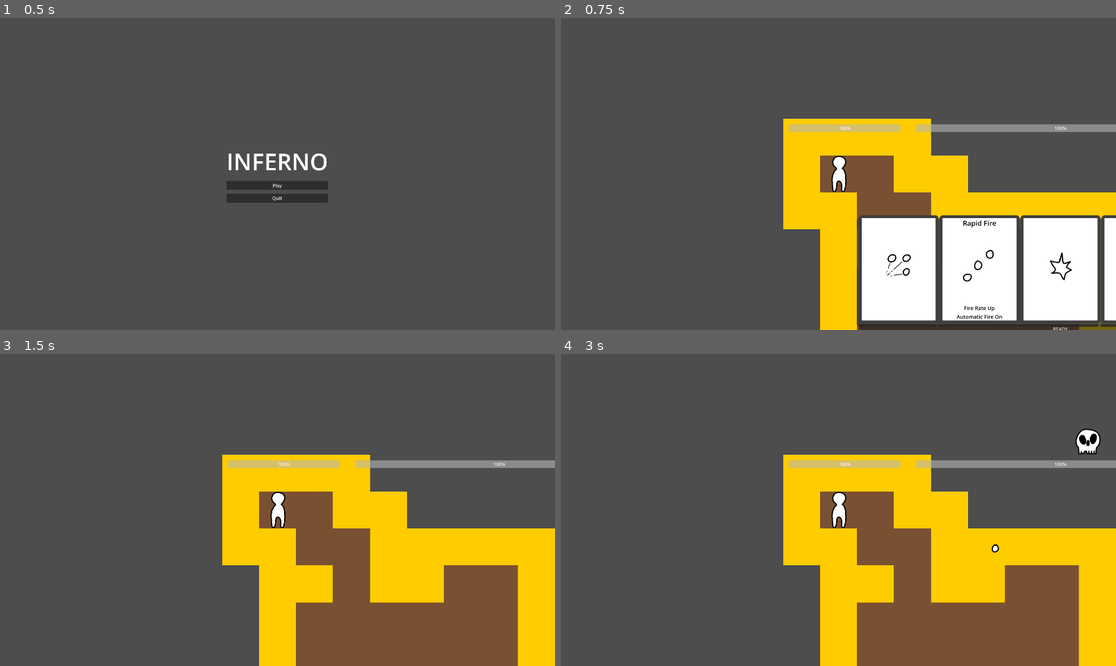
Above: before the commit, frames 1-4 (two rows, left to right).
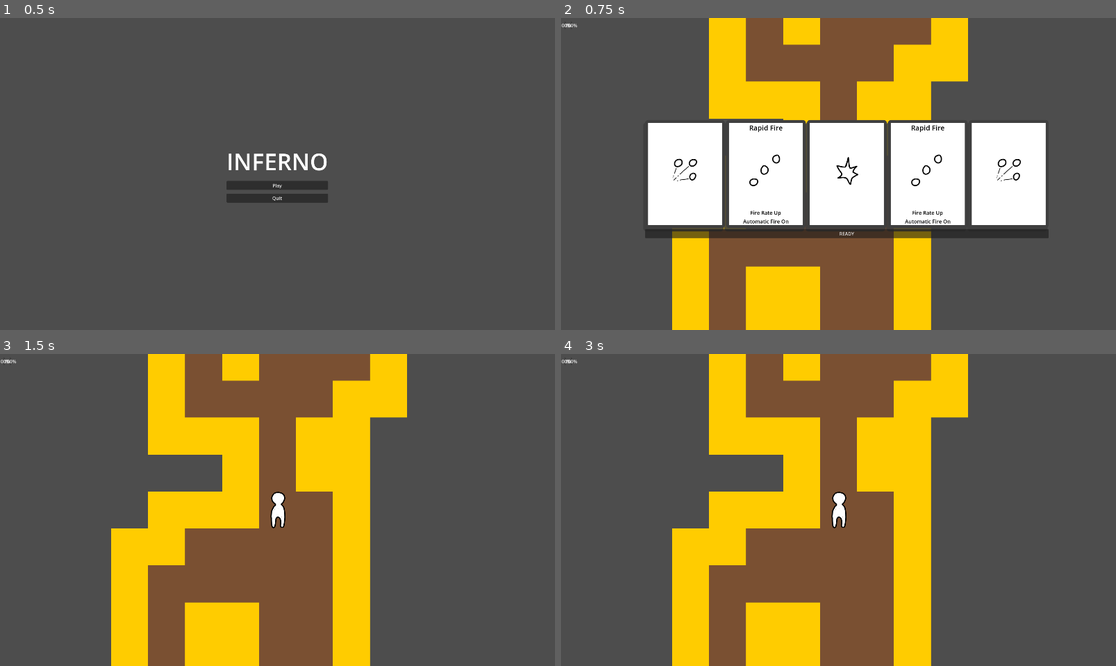
Above: after the commit, the same moments.

Repository: wpuerner/inferno
Game: Godot game, scene res://scenes/main_menu.tscn
The game is run twice, just before and just after one commit, with the same random seed, the same clock (stepped at 60 frames per second) and the same inputs.
Inputs (mouse positions are in pixels of both pictures, inside the frame that each line leads up to):
- Up to frame 1 (0.5 s): no input
- Up to frame 2 (0.75 s): click "Play" at 0.5 s
- Up to frame 3 (1.5 s): click "READY" at 1.25 s
- Up to frame 4 (3 s): tap Enter at 2 s; move the mouse to (960, 494) at 2.02 s; press the mouse at (960, 494) at 2.03 s; tap Space at 2.75 s; move the mouse to (727, 525) at 2.77 s; release the mouse at (727, 525) at 2.78 s; click (727, 525) at 2.85 s

Frame 1 is identical in both runs. In frame 2, 64% of the frame differs, in the area x 0-100%, y 0-100%; in frame 3, 52%; in frame 4, 52%.

Commit message:
spawn enemies within level; break a bunch of stuff

Diff:
--- a/event_bus.gd
+++ b/event_bus.gd
@@ -12,9 +12,9 @@
 func start_gameplay():
 	gameplay_started.emit()
 
-signal exit_opened
-func open_exit():
-	exit_opened.emit()
+signal level_cleared
+func clear_level():
+	level_cleared.emit()
 
 signal player_killed
 func kill_player():
--- /dev/null
+++ b/scenes/environment/level/enemy_spawner.gd
@@ -0,0 +1,24 @@
+extends Node
+
+var rng: RandomNumberGenerator = RandomNumberGenerator.new()
+var enemy_data: Array = [
+	{
+		"name": "skull",
+		"path": "res://scenes/mobs/skull/skull.tscn",
+		"energy": 10
+	}
+]
+
+var energy: int
+
+func spawn(spawn_positions: PackedVector2Array, energy: int):
+	rng.randomize()
+	while energy >= 0:
+		var enemy_index = rng.randi_range(0, enemy_data.size() - 1)
+		var data = enemy_data[enemy_index]
+		var enemy = load(data["path"]).instantiate()
+		add_child(enemy)
+		var position_index = rng.randi_range(0, spawn_positions.size() - 1)
+		enemy.global_position = spawn_positions[position_index]
+		spawn_positions.remove_at(position_index)
+		energy -= data["energy"]
--- a/scenes/environment/level/level.tscn
+++ b/scenes/environment/level/level.tscn
@@ -1,25 +1,32 @@
-[gd_scene load_steps=7 format=3 uid="uid://b54f042muojun"]
+[gd_scene load_steps=8 format=3 uid="uid://b54f042muojun"]
 
 [ext_resource type="Texture2D" uid="uid://ctwmwau6q0h2" path="res://scenes/environment/wall/wall.png" id="1_iyq7q"]
 [ext_resource type="Texture2D" uid="uid://td7rb13l2h5x" path="res://scenes/environment/floor/floor.png" id="1_pw3xs"]
+[ext_resource type="Script" path="res://scenes/environment/level/enemy_spawner.gd" id="3_jlef0"]
 
 [sub_resource type="GDScript" id="GDScript_erxrp"]
 script/source = "extends Node
 
-signal level_generated(player_coords: Vector2)
-
 @onready var tile_map: TileMap = $TileMap
+@onready var enemy_spawner: Node = $EnemySpawner
 
 var rng: RandomNumberGenerator = RandomNumberGenerator.new()
+var starting_position: Vector2i
 var grid: Array = []
+var spawn_positions: PackedVector2Array = []
 
-func generate():
+func _ready():
+	generate(1)  # Debugging
+
+func generate(level_number: int) -> Vector2:
 	rng.randomize()
 	_generate_grid()
 	_paint_floor()
 	_place_walls()
 	_set_tile_map()
-	level_generated.emit(tile_map.to_global(tile_map.map_to_local(Vector2i(1, 1))))
+	_generate_spawn_positions()
+	enemy_spawner.spawn(spawn_positions, level_number * 10)
+	return tile_map.to_global(tile_map.map_to_local(starting_position))
 
 func _generate_grid():
 	var grid_side_length: int = 100
@@ -32,13 +39,12 @@
 func _paint_floor():
 	var length_x: int = grid.size()
 	var length_y: int = grid[0].size()
-	var center_x: int = length_x / 2
-	var center_y: int = length_y / 2
 
-	var walker: Vector2i = Vector2i(1, 1)
+	starting_position = Vector2i(grid.size() / 2, grid[0].size() / 2)
+	var walker: Vector2i = starting_position
 	grid[walker.x][walker.y] = 1
 
-	var iterations = 100
+	var iterations = 200
 	var itr = 0
 	while itr < iterations:
 		var direction: Vector2i = _get_random_direction()
@@ -68,6 +74,12 @@
 	for x in grid.size() - 1:
 		for y in grid[x].size():
 			tile_map.set_cell(0, Vector2i(x, y), grid[x][y], Vector2i(0, 0))
+
+func _generate_spawn_positions():
+	for x in grid.size():
+		for y in grid[x].size():
+			if grid[x][y] == 1 and Vector2i(x - starting_position.x, y - starting_position.y).abs().length() > 5:
+				spawn_positions.append(tile_map.to_global(tile_map.map_to_local(Vector2(x, y))))
 "
 
 [sub_resource type="TileSetAtlasSource" id="TileSetAtlasSource_kfp3a"]
@@ -100,3 +112,6 @@
 tile_set = SubResource("TileSet_67fqo")
 format = 2
 layer_0/name = "terrain"
+
+[node name="EnemySpawner" type="Node" parent="."]
+script = ExtResource("3_jlef0")
--- a/scenes/handlers/deck_handler.gd
+++ b/scenes/handlers/deck_handler.gd
@@ -2,8 +2,8 @@
 
 @onready var event_bus: Node = get_node("/root/EventBus")
 @onready var main: Node = get_node("/root/Main")
-@onready var hand_control: Control = find_child("Hand")
-@onready var hand_container: Control = find_child("HandContainer")
+@onready var hand_control: Control = main.find_child("Hand")
+@onready var hand_container: Control = main.find_child("HandContainer")
 
 var rune_scene_paths: PackedStringArray = [
 	"res://scenes/runes/scatter_shot/scatter_shot.tscn",
--- a/scenes/handlers/enemy_handler.gd
+++ /dev/null
@@ -1,60 +0,0 @@
-extends Node
-
-@onready var event_bus: Node = get_node("/root/EventBus")
-@onready var main: Node = get_node("/root/Main")
-@onready var skull_spawner: PathFollow2D = main.find_child("SkullSpawner")
-
-var enemy_container: Node
-var timer: Timer
-var rng: RandomNumberGenerator = RandomNumberGenerator.new()
-var speed: float = 500
-var energy: int
-var skull_energy: int = 100
-var spawn_rate: float  #skulls per second. Aim for 60s spawning duration
-var dont_check_enemies: bool = false
-
-func _ready():
-	event_bus.player_killed.connect(_clear_enemies)
-	event_bus.player_killed.connect(_stop_spawning)
-	event_bus.gameplay_started.connect(_start_spawning)
-
-	enemy_container = Node.new()
-	add_child(enemy_container)
-
-	timer = Timer.new()
-	add_child(timer)
-	timer.one_shot = true
-	timer.timeout.connect(_spawn)
-
-func _start_spawning():
-	dont_check_enemies = false
-	energy = main.level_number * 100
-	spawn_rate = (energy / skull_energy)
-	timer.start(_get_spawn_interval())
-
-func _stop_spawning():
-	timer.stop()
-
-func _spawn():
-	var skull = preload("res://scenes/mobs/skull/skull.tscn").instantiate()
-	enemy_container.add_child(skull)
-	skull.global_position = skull_spawner.global_position
-	skull.tree_exited.connect(_check_enemies)
-	energy -= skull_energy
-	if energy <= 0:
-		_stop_spawning()
-		return
-	timer.start(_get_spawn_interval())
-
-func _get_spawn_interval():
-	return rng.randf_range((1 / spawn_rate) / 2, (1 / spawn_rate) * 2)
-
-func _check_enemies():
-	if dont_check_enemies: return
-	if energy <= 0 && enemy_container.get_child_count() == 0:
-		main.open_exit()
-
-func _clear_enemies():
-	dont_check_enemies = true
-	for enemy in enemy_container.get_children():
-		enemy.queue_free()
--- a/scenes/main.tscn
+++ b/scenes/main.tscn
@@ -7,7 +7,6 @@
 [ext_resource type="Resource" uid="uid://bbpwmmq75kbng" path="res://scenes/attributes/fire_rate/fire_rate_attribute.tres" id="5_cej1e"]
 [ext_resource type="Script" path="res://scenes/handlers/deck_handler.gd" id="5_jnbq5"]
 [ext_resource type="Resource" uid="uid://yvstek8jsq1s" path="res://scenes/attributes/automatic_fire/automatic_fire_attribute.tres" id="6_4q5i8"]
-[ext_resource type="Script" path="res://scenes/handlers/enemy_handler.gd" id="6_8s2jp"]
 [ext_resource type="Script" path="res://scenes/handlers/health_handler.gd" id="7_gre6j"]
 [ext_resource type="Script" path="res://scenes/handlers/attribute_handler.gd" id="8_eheqx"]
 
@@ -20,32 +19,23 @@
 
 var rng: RandomNumberGenerator = RandomNumberGenerator.new()
 var level_number: int = 1
-var exit_position: Vector2
 
 func _ready():
-	level.level_generated.connect(_start_pre_level)
 	event_bus.game_restarted.connect(_restart_game)
+	event_bus.level_cleared.connect(_switch_levels)
 	_load_level()
 
 func _load_level():
 	find_child(\"LevelNumberLabel\").text = str(level_number)
 	event_bus.load_level()
-	level.generate()
-
-func _start_pre_level(player_coords: Vector2):
+	_start_pre_level(level.generate(level_number))
+
+func _start_pre_level(starting_position: Vector2):
 	event_bus.start_pre_level()
-	player.global_position = player_coords
+	player.global_position = starting_position
 
 func start_gameplay():
 	event_bus.start_gameplay()
-
-func open_exit():
-	event_bus.open_exit()
-	exit_position = Vector2(rng.randf_range(50, get_viewport().get_visible_rect().end.x - 50), rng.randf_range(50, get_viewport().get_visible_rect().end.y - 50))
-	var hole = preload(\"res://scenes/environment/hole/hole.tscn\").instantiate()
-	hole.player_entered.connect(_switch_levels)
-	add_child(hole)
-	hole.global_position = exit_position
 
 func _switch_levels():
 	level_number += 1
@@ -53,17 +43,7 @@
 
 func _restart_game():
 	level_number = 1
-	exit_position = Vector2(get_viewport().get_visible_rect().size.x / 2, get_viewport().get_visible_rect().size.y / 2)
 	_load_level()
-"
-
-[sub_resource type="GDScript" id="GDScript_dnsev"]
-script/source = "extends Camera2D
-
-@onready var player: Node2D = get_parent().find_child(\"Player\")
-
-func _process(_delta):
-	global_position = player.global_position
 "
 
 [sub_resource type="Curve2D" id="Curve2D_0pryu"]
@@ -148,11 +128,17 @@
 expand_margin_right = 20.0
 expand_margin_bottom = 20.0
 
+[sub_resource type="GDScript" id="GDScript_dnsev"]
+script/source = "extends Camera2D
+
+@onready var player: Node2D = get_parent().find_child(\"Player\")
+
+func _process(_delta):
+	global_position = player.global_position
+"
+
 [node name="Main" type="Node"]
 script = SubResource("GDScript_sn1df")
-
-[node name="Camera2D" type="Camera2D" parent="."]
-script = SubResource("GDScript_dnsev")
 
 [node name="Level" parent="." instance=ExtResource("1_ddhtq")]
 
@@ -166,109 +152,99 @@
 rotation = 0.00196174
 script = SubResource("GDScript_4tqpj")
 
-[node name="ManaBarContainer" type="MarginContainer" parent="."]
-offset_right = 407.0
-offset_bottom = 47.0
-theme_override_constants/margin_left = 20
-theme_override_constants/margin_top = 20
-
-[node name="ManaBar" type="ProgressBar" parent="ManaBarContainer"]
+[node name="ManaHandler" type="Node" parent="."]
+script = ExtResource("3_vxcn8")
+
+[node name="BulletHandler" type="Node" parent="."]
+script = ExtResource("4_6fohk")
+fire_rate_attribute = ExtResource("5_cej1e")
+automatic_fire_attribute = ExtResource("6_4q5i8")
+
+[node name="DeckHandler" type="Node" parent="."]
+script = ExtResource("5_jnbq5")
+
+[node name="HealthHandler" type="Node" parent="."]
+script = ExtResource("7_gre6j")
+
+[node name="AttributeHandler" type="Node" parent="."]
+script = ExtResource("8_eheqx")
+attributes = Array[Resource("res://scenes/attributes/attribute/attribute.gd")]([ExtResource("6_4q5i8"), ExtResource("5_cej1e")])
+
+[node name="CanvasLayer" type="CanvasLayer" parent="."]
+
+[node name="GameOverContainer" type="CenterContainer" parent="CanvasLayer"]
+visible = false
+anchors_preset = 15
+anchor_right = 1.0
+anchor_bottom = 1.0
+offset_right = 272.0
+offset_bottom = 107.0
+grow_horizontal = 2
+grow_vertical = 2
+script = SubResource("GDScript_6s5x2")
+
+[node name="VBoxContainer" type="VBoxContainer" parent="CanvasLayer/GameOverContainer"]
+layout_mode = 2
+
+[node name="GameOverLabel" type="Label" parent="CanvasLayer/GameOverContainer/VBoxContainer"]
+layout_mode = 2
+theme_override_font_sizes/font_size = 50
+text = "Game Over"
+horizontal_alignment = 1
+
+[node name="GameOverButton" type="Button" parent="CanvasLayer/GameOverContainer/VBoxContainer"]
+layout_mode = 2
+text = "Restart"
+
+[node name="MarginContainer" type="MarginContainer" parent="CanvasLayer"]
+anchors_preset = 10
+anchor_right = 1.0
+offset_right = 41.0
+offset_bottom = 51.0
+grow_horizontal = 2
+theme_override_constants/margin_left = 12
+theme_override_constants/margin_top = 12
+theme_override_constants/margin_right = 12
+theme_override_constants/margin_bottom = 12
+
+[node name="HBoxContainer" type="HBoxContainer" parent="CanvasLayer/MarginContainer"]
+layout_mode = 2
+
+[node name="ManaBar" type="ProgressBar" parent="CanvasLayer/MarginContainer/HBoxContainer"]
 layout_mode = 2
 max_value = 1000.0
 step = 1.0
 value = 1000.0
 rounded = true
 
-[node name="LevelNumberContainer" type="MarginContainer" parent="."]
-anchors_preset = 1
-anchor_left = 1.0
-anchor_right = 1.0
-offset_left = -40.0
-offset_bottom = 40.0
-grow_horizontal = 0
-theme_override_constants/margin_top = 20
-theme_override_constants/margin_right = 20
-
-[node name="LevelNumberLabel" type="Label" parent="LevelNumberContainer"]
-layout_mode = 2
-
-[node name="HealthBarContainer" type="MarginContainer" parent="."]
-custom_minimum_size = Vector2(1000, 0)
-anchors_preset = 5
-anchor_left = 0.5
-anchor_right = 0.5
-offset_left = -20.0
-offset_right = 20.0
-offset_bottom = 47.0
-grow_horizontal = 2
-theme_override_constants/margin_top = 20
-
-[node name="HealthBar" type="ProgressBar" parent="HealthBarContainer"]
+[node name="LevelNumberLabel" type="Label" parent="CanvasLayer/MarginContainer/HBoxContainer"]
+layout_mode = 2
+
+[node name="HealthBar" type="ProgressBar" parent="CanvasLayer/MarginContainer/HBoxContainer"]
 layout_mode = 2
 step = 1.0
 value = 100.0
 
-[node name="GameOverContainer" type="CenterContainer" parent="."]
-visible = false
+[node name="HandContainer" type="CenterContainer" parent="CanvasLayer"]
 anchors_preset = 15
 anchor_right = 1.0
 anchor_bottom = 1.0
+offset_right = 59.0
+offset_bottom = 35.0
 grow_horizontal = 2
 grow_vertical = 2
-script = SubResource("GDScript_6s5x2")
-
-[node name="VBoxContainer" type="VBoxContainer" parent="GameOverContainer"]
-layout_mode = 2
-
-[node name="GameOverLabel" type="Label" parent="GameOverContainer/VBoxContainer"]
-layout_mode = 2
-theme_override_font_sizes/font_size = 50
-text = "Game Over"
-horizontal_alignment = 1
-
-[node name="GameOverButton" type="Button" parent="GameOverContainer/VBoxContainer"]
-layout_mode = 2
-text = "Restart"
-
-[node name="ManaHandler" type="Node" parent="."]
-script = ExtResource("3_vxcn8")
-
-[node name="BulletHandler" type="Node" parent="."]
-script = ExtResource("4_6fohk")
-fire_rate_attribute = ExtResource("5_cej1e")
-automatic_fire_attribute = ExtResource("6_4q5i8")
-
-[node name="DeckHandler" type="Node" parent="."]
-script = ExtResource("5_jnbq5")
-
-[node name="HandContainer" type="CenterContainer" parent="DeckHandler"]
-anchors_preset = 15
-anchor_right = 1.0
-anchor_bottom = 1.0
-grow_horizontal = 2
-grow_vertical = 2
-
-[node name="VBoxContainer" type="VBoxContainer" parent="DeckHandler/HandContainer"]
-layout_mode = 2
-
-[node name="Hand" type="HBoxContainer" parent="DeckHandler/HandContainer/VBoxContainer"]
-layout_mode = 2
-
-[node name="Button" type="Button" parent="DeckHandler/HandContainer/VBoxContainer"]
+
+[node name="VBoxContainer" type="VBoxContainer" parent="CanvasLayer/HandContainer"]
+layout_mode = 2
+
+[node name="Hand" type="HBoxContainer" parent="CanvasLayer/HandContainer/VBoxContainer"]
+layout_mode = 2
+
+[node name="Button" type="Button" parent="CanvasLayer/HandContainer/VBoxContainer"]
 layout_mode = 2
 text = "READY"
 
-[node name="EnemyHandler" type="Node" parent="."]
-script = ExtResource("6_8s2jp")
-
-[node name="HealthHandler" type="Node" parent="."]
-script = ExtResource("7_gre6j")
-
-[node name="AttributeHandler" type="Node" parent="."]
-script = ExtResource("8_eheqx")
-attributes = Array[Resource("res://scenes/attributes/attribute/attribute.gd")]([ExtResource("6_4q5i8"), ExtResource("5_cej1e")])
-
-[node name="PauseMenu" type="ColorRect" parent="."]
+[node name="PauseMenu" type="ColorRect" parent="CanvasLayer"]
 process_mode = 3
 visible = false
 z_index = 100
@@ -280,7 +256,7 @@
 color = Color(1, 1, 1, 0.14902)
 script = SubResource("GDScript_wr0e6")
 
-[node name="PanelContainer" type="PanelContainer" parent="PauseMenu"]
+[node name="PanelContainer" type="PanelContainer" parent="CanvasLayer/PauseMenu"]
 layout_mode = 2
 offset_left = 881.0
 offset_top = 491.0
@@ -288,32 +264,35 @@
 offset_bottom = 588.0
 theme_override_styles/panel = SubResource("StyleBoxFlat_pvm7y")
 
-[node name="VBoxContainer" type="VBoxContainer" parent="PauseMenu/PanelContainer"]
-layout_mode = 2
-
-[node name="Label" type="Label" parent="PauseMenu/PanelContainer/VBoxContainer"]
+[node name="VBoxContainer" type="VBoxContainer" parent="CanvasLayer/PauseMenu/PanelContainer"]
+layout_mode = 2
+
+[node name="Label" type="Label" parent="CanvasLayer/PauseMenu/PanelContainer/VBoxContainer"]
 layout_mode = 2
 theme_override_font_sizes/font_size = 40
 text = "PAUSED"
 horizontal_alignment = 1
 vertical_alignment = 1
 
-[node name="HBoxContainer" type="HBoxContainer" parent="PauseMenu/PanelContainer/VBoxContainer"]
-layout_mode = 2
-
-[node name="ResumeButton" type="Button" parent="PauseMenu/PanelContainer/VBoxContainer/HBoxContainer"]
+[node name="HBoxContainer" type="HBoxContainer" parent="CanvasLayer/PauseMenu/PanelContainer/VBoxContainer"]
+layout_mode = 2
+
+[node name="ResumeButton" type="Button" parent="CanvasLayer/PauseMenu/PanelContainer/VBoxContainer/HBoxContainer"]
 process_mode = 3
 layout_mode = 2
 size_flags_horizontal = 3
 text = "Resume"
 
-[node name="MenuButton" type="Button" parent="PauseMenu/PanelContainer/VBoxContainer/HBoxContainer"]
+[node name="MenuButton" type="Button" parent="CanvasLayer/PauseMenu/PanelContainer/VBoxContainer/HBoxContainer"]
 process_mode = 3
 layout_mode = 2
 size_flags_horizontal = 3
 text = "Menu"
 
-[connection signal="pressed" from="GameOverContainer/VBoxContainer/GameOverButton" to="GameOverContainer" method="_on_game_over_button_pressed"]
-[connection signal="pressed" from="DeckHandler/HandContainer/VBoxContainer/Button" to="DeckHandler" method="_on_button_pressed"]
-[connection signal="pressed" from="PauseMenu/PanelContainer/VBoxContainer/HBoxContainer/ResumeButton" to="PauseMenu" method="_on_resume_button_pressed"]
-[connection signal="pressed" from="PauseMenu/PanelContainer/VBoxContainer/HBoxContainer/MenuButton" to="PauseMenu" method="_on_menu_button_pressed"]
+[node name="Camera2D" type="Camera2D" parent="."]
+script = SubResource("GDScript_dnsev")
+
+[connection signal="pressed" from="CanvasLayer/GameOverContainer/VBoxContainer/GameOverButton" to="CanvasLayer/GameOverContainer" method="_on_game_over_button_pressed"]
+[connection signal="pressed" from="CanvasLayer/HandContainer/VBoxContainer/Button" to="DeckHandler" method="_on_button_pressed"]
+[connection signal="pressed" from="CanvasLayer/PauseMenu/PanelContainer/VBoxContainer/HBoxContainer/ResumeButton" to="CanvasLayer/PauseMenu" method="_on_resume_button_pressed"]
+[connection signal="pressed" from="CanvasLayer/PauseMenu/PanelContainer/VBoxContainer/HBoxContainer/MenuButton" to="CanvasLayer/PauseMenu" method="_on_menu_button_pressed"]
--- a/scenes/mobs/skull/skull.tscn
+++ b/scenes/mobs/skull/skull.tscn
@@ -8,20 +8,11 @@
 
 @export var health_attribute: HealthAttribute
 
-@onready var health_handler: Node = get_node(\"/root/Main/HealthHandler\")
+const speed: float = 150
 
-const speed: float = 150
-var player: CharacterBody2D
-
-func _ready():
-	player = get_node(\"/root/Main\").find_child(\"Player\")
-
-func _physics_process(delta: float):
-	var velocity = global_position.direction_to(player.global_position) * speed
-	global_position += velocity * delta
-
-func _on_body_entered(body):
-	health_handler.apply_damage(20)
+#func _physics_process(delta: float):
+#	var velocity = global_position.direction_to(player.global_position) * speed
+#	global_position += velocity * delta
 "
 
 [sub_resource type="CircleShape2D" id="CircleShape2D_3jx18"]
@@ -38,5 +29,3 @@
 
 [node name="CollisionShape2D" type="CollisionShape2D" parent="."]
 shape = SubResource("CircleShape2D_3jx18")
-
-[connection signal="body_entered" from="." to="." method="_on_body_entered"]
Not shown: 1 places in scenes/main.tscn that only renumber resources
